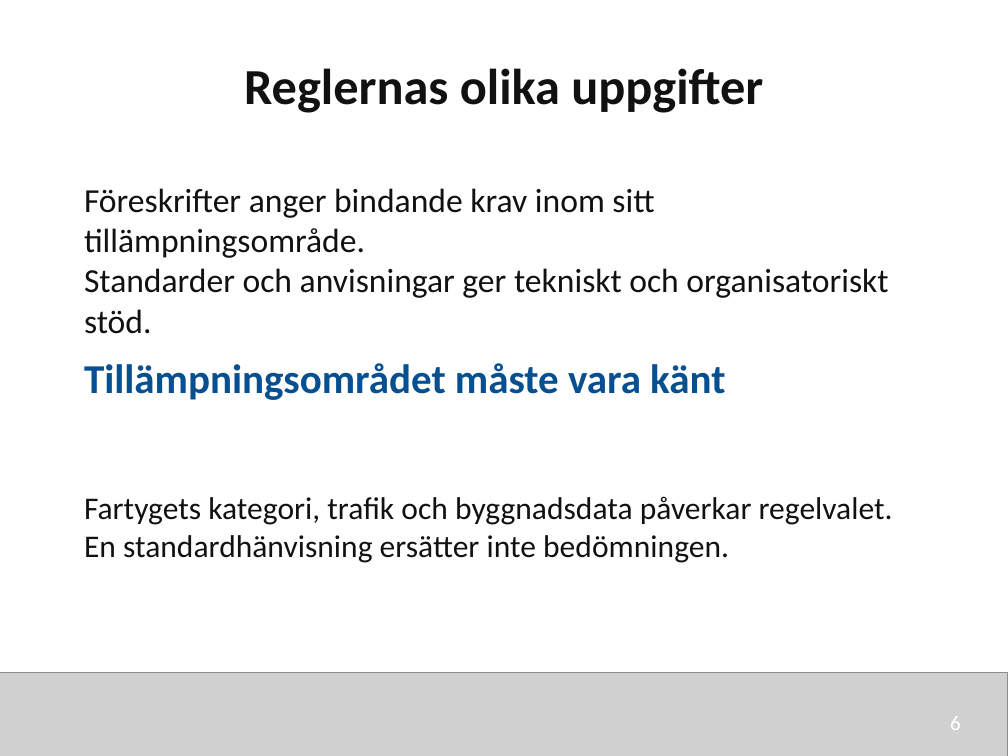
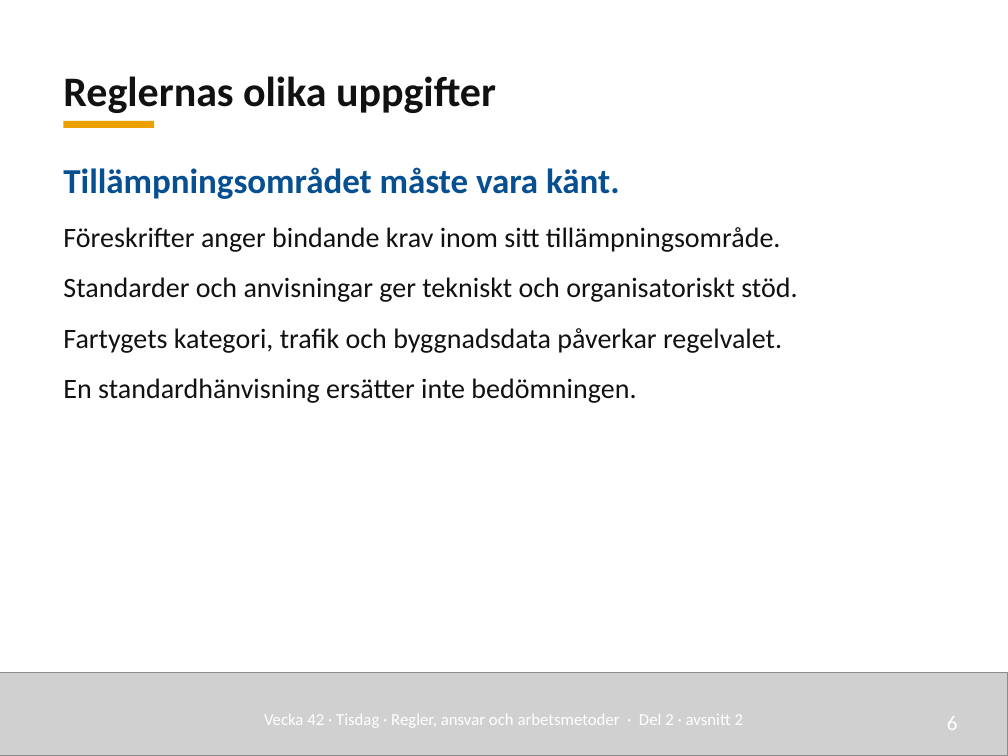
Before and after one commit to nj22az/nj22az.github.io, a slide deck: slide 6 of sjoskolan/vecka-42/aktuell/v42_02_Regler_ansvar_och_arbetsmetoder_elev.pptx. Drawn at 1008x756 pixels with LibreOffice and Linux fonts; fonts in the diff are those of the drawing; grey boxes stand for pictures. Boxes give left, top, right and bottom in pixels: in the first picture for what was removed or moved away, otherwise in the second. Text is boxed around its words. In the diff, an @@ line names an element or a change of style, - is before the commit and + after.

```diff
--- a/sjoskolan/vecka-42/aktuell/v42_02_Regler_ansvar_och_arbetsmetoder_elev.pptx
+++ b/sjoskolan/vecka-42/aktuell/v42_02_Regler_ansvar_och_arbetsmetoder_elev.pptx
@@ text "Reglernas olika uppgifter": place and size @@
-text "Reglernas olika uppgifter" at [244, 68, 763, 113]
+text "Reglernas olika uppgifter" at [63, 76, 496, 113]
@@ text "Reglernas olika uppgifter" at [63, 76, 496, 113]: size 36 to 30 pt; alignment centre to left; line spacing 1 to 1.08; vertical alignment top to bottom @@
@@ rectangle added at [64, 121, 154, 128], fill #EDA100 @@
@@ text "Tillämpningsområdet måste vara känt.": place and size @@
-text "Tillämpningsområdet måste vara känt." at [84, 188, 888, 334]
+text "Tillämpningsområdet måste vara känt." at [63, 167, 797, 403]
@@ text at [63, 167, 619, 199]: paragraph added @@
+Tillämpningsområdet måste vara känt.
@@ text at [63, 227, 797, 302]: size 24 to 20 pt in "Föreskrifter anger bindande krav inom sitt tillämpningsområd ...", "Standarder och anvisningar ger tekniskt och organisatoriskt ..."; line spacing 1 to 1.08; more space between paragraphs @@
@@ text at [63, 328, 782, 403]: paragraphs added @@
+Fartygets kategori, trafik och byggnadsdata påverkar regelvalet.
+En standardhänvisning ersätter inte bedömningen.
@@ text removed at [84, 363, 725, 400] @@
-Tillämpningsområdet måste vara känt
@@ text removed at [84, 496, 893, 563] @@
-Fartygets kategori, trafik och byggnadsdata påverkar regelvalet.
-En standardhänvisning ersätter inte bedömningen.
@@ text added at [264, 714, 743, 727], 12 pt, text #FFFFFF @@
+Vecka 42 · Tisdag · Regler, ansvar och arbetsmetoder · Del 2 · avsnitt 2
@@ text "6" at [947, 716, 958, 730]: line spacing 1 to 1.08 @@
```
Also in this commit, not shown: 8 other slides changed, 11 slides added, 27 slides removed, 57 other files.
